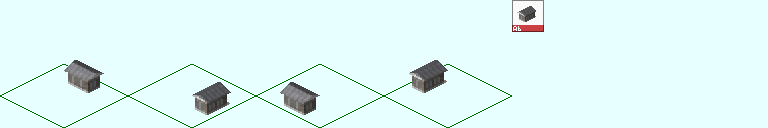
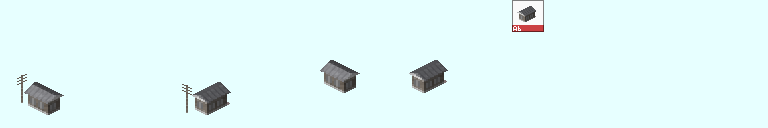
Two versions of the same layered image (w=768, h=128). Layer-by-layer changes:
painted on "signalbox01" over [17, 60, 360, 115]
hid "grid" over [0, 64, 512, 128]
